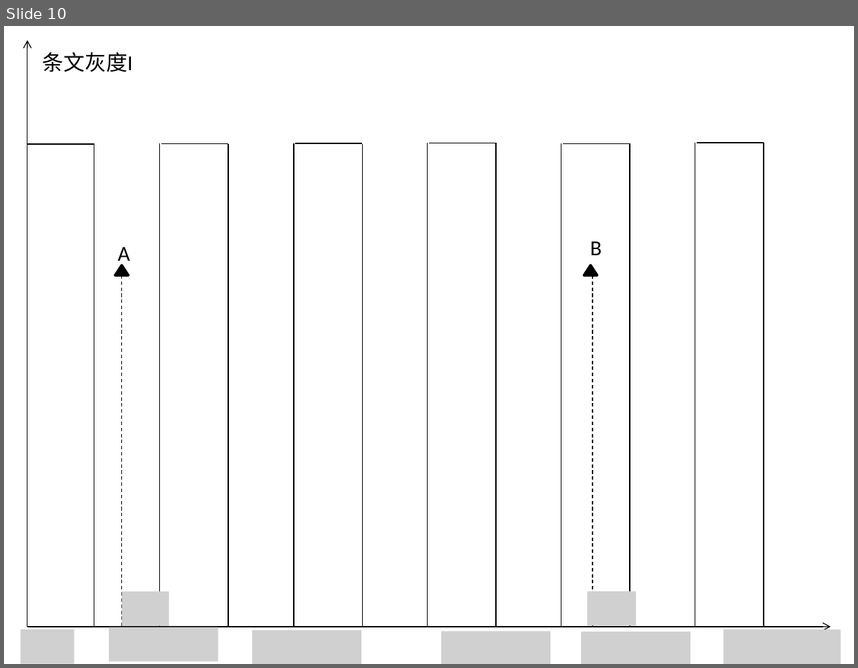
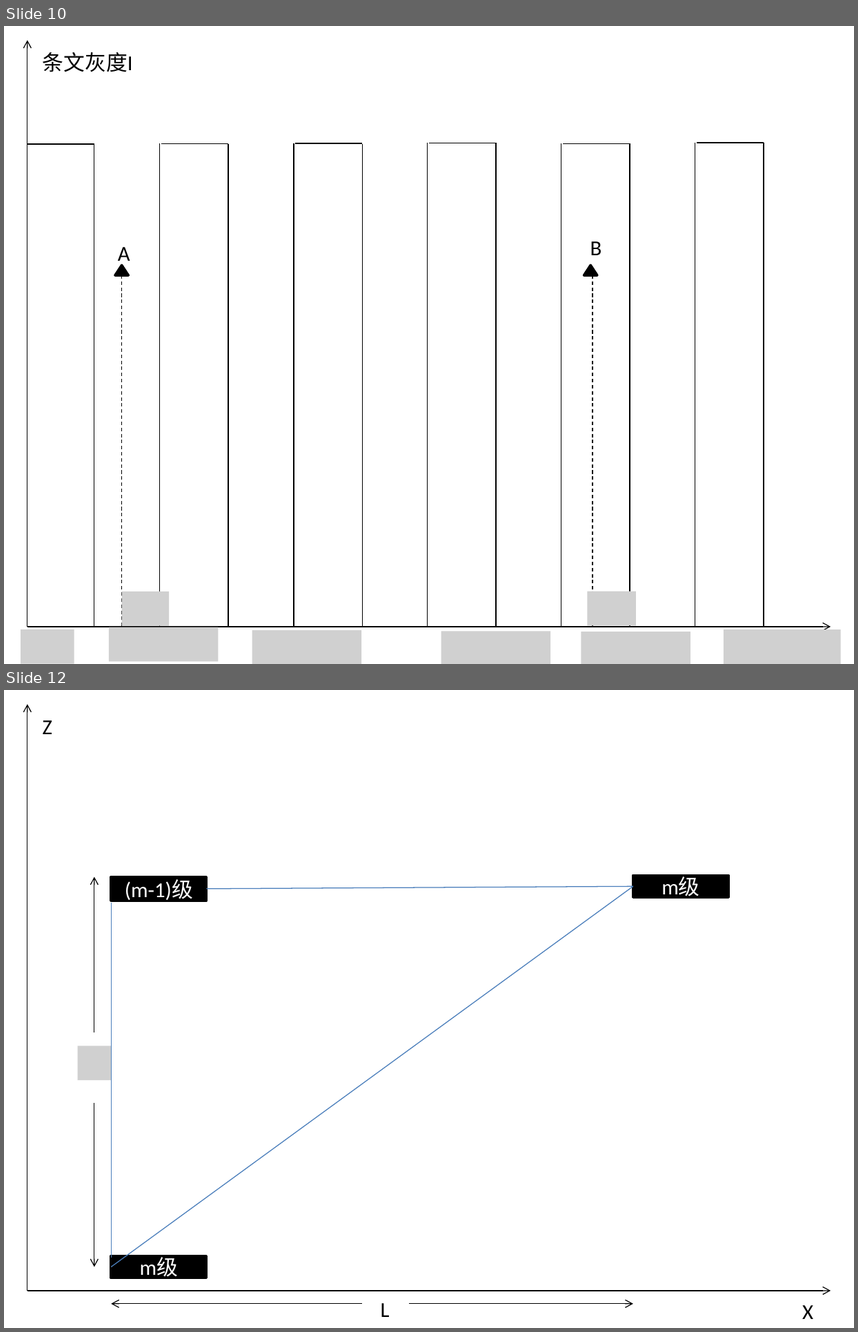
Before and after one commit to FZhg/Undergraduate-Thesis, a slide deck: Graphic & Tables.pptx. Shown one above the other, each under a label of ours: slide 10 before the commit, slides 10 and 12 after it; the slides between them are not shown. The pictures are 858x668 and 858x1332 pixels, drawn with LibreOffice and Linux fonts; fonts in the diff are those of the drawing; grey boxes stand for pictures. Boxes give left, top, right and bottom in pixels: in the first picture for what was removed or moved away, otherwise in the second. Text is boxed around its words. In the diff, an @@ line names an element or a change of style, - is before the commit and + after.

```diff
--- a/Graphic & Tables.pptx
+++ b/Graphic & Tables.pptx
@@ slide 12 added at [4, 690, 854, 1328], background #FFFFFF @@
@@ arrow added from (27, 1290) to (27, 704), #000000 0.75 pt @@
@@ text added at [43, 720, 52, 734], 18 pt, text #000000 @@
+Z
@@ rectangle added at [633, 876, 728, 898], fill #000000, outline #000000 2 pt, 18 pt, text #FFFFFF @@
+m级
@@ arrow added from (94, 1032) to (94, 877), #000000 0.75 pt @@
@@ rectangle added at [111, 877, 206, 901], fill #000000, outline #000000 2 pt, 18 pt, text #FFFFFF @@
+(m-1)级
@@ line added from (633, 887) to (111, 1266), #4B7EBC 0.75 pt @@
@@ line added from (206, 889) to (633, 887), #4B7EBC 0.75 pt @@
@@ text added at [571, 885, 583, 911], 18 pt, text #FFFFFF @@
+B
@@ line added from (111, 903) to (111, 1257), #4B7EBC 0.75 pt @@
@@ triangle added at [564, 915, 578, 925], fill #FFFFFF, outline #FFFFFF 2 pt @@
@@ picture added at [77, 1045, 111, 1079] @@
@@ arrow added from (94, 1103) to (94, 1266), #000000 0.75 pt @@
@@ rectangle added at [111, 1255, 206, 1277], fill #000000, outline #000000 2 pt, 18 pt, text #FFFFFF @@
+m级
@@ arrow added from (27, 1290) to (831, 1290), #000000 0.75 pt @@
@@ arrow added from (362, 1303) to (111, 1303), #000000 0.75 pt @@
@@ text added at [381, 1303, 390, 1317], 18 pt, text #000000 @@
+L
@@ arrow added from (408, 1303) to (633, 1303), #000000 0.75 pt @@
@@ text added at [802, 1305, 813, 1319], 18 pt, text #000000 @@
+X
```
Also in this commit, not shown: 1 other slide added, 2 other files.
